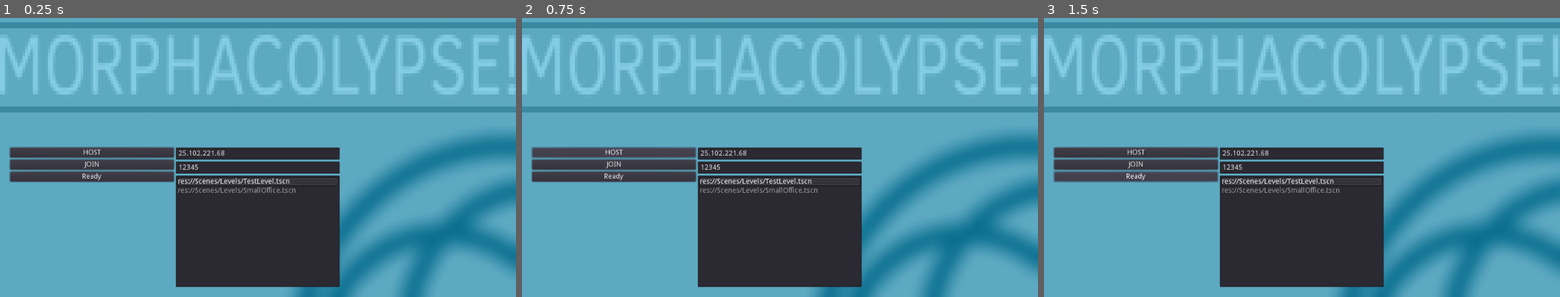
Above: before the commit, frames 1-3 (left to right).
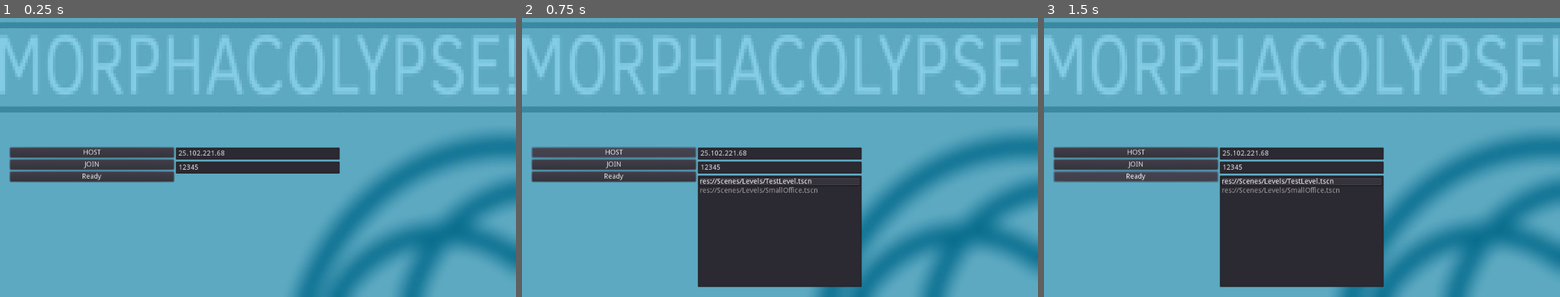
Above: after the commit, the same moments.

Repository: VincentRagusa/shiftingFan
Game: Godot game, scene res://Scenes/Main.tscn
The game is run twice, just before and just after one commit, with the same random seed, the same clock (stepped at 60 frames per second) and the same inputs.
Inputs:
- Up to frame 1 (0.25 s): no input
- Up to frame 2 (0.75 s): click "HOST" at 0.5 s
- Up to frame 3 (1.5 s): click "Ready" at 1.25 s

The runs differ from the first frame. In frame 1, 13% of the frame differs, in the area x 34-66%, y 56-97%; in frame 2, nothing differs; in frame 3, nothing differs.

Commit message:
Only the host can pick the level
now the level picker is revealed when you click the host button.
when the game starts, the host broadcasts the level path.

Diff:
--- a/Scenes/Main.tscn
+++ b/Scenes/Main.tscn
@@ -92,6 +92,7 @@
 text = "12345"
 
 [node name="ItemList" type="ItemList" parent="Menu/VBoxContainer/HBoxContainer/VBoxContainer2"]
+visible = false
 margin_top = 56.0
 margin_right = 325.0
 margin_bottom = 278.0
--- a/scripts/HostButton.gd
+++ b/scripts/HostButton.gd
@@ -9,3 +9,5 @@
 	var peer = NetworkedMultiplayerENet.new()
 	peer.create_server(SERVER_PORT, MAX_PLAYERS)
 	get_tree().network_peer = peer
+
+	get_node("../../VBoxContainer2/ItemList").visible = true
--- a/scripts/Lobby.gd
+++ b/scripts/Lobby.gd
@@ -70,7 +70,8 @@
 		if allReady:
 			print("All members ready! Sending signal to pre configure...")
 			#calls everyone, but is only called by server, and only when last guy readies up
-			rpc("pre_configure_game")
+			var worldSelector = get_node("/root/Main/Menu/VBoxContainer/HBoxContainer/VBoxContainer2/ItemList")
+			rpc("pre_configure_game",worldSelector.getWorldPath())
 
 remote func toggle_ready_player():
 	var id = get_tree().get_rpc_sender_id()
@@ -79,14 +80,12 @@
 	Signals.emit_signal("lobbyUIupdate",player_info,ready_players)
 	checkAllReady()
 
-remotesync func pre_configure_game():
+remotesync func pre_configure_game(worldPath):
 	get_tree().set_pause(true) # Pre-pause
 	var selfPeerID = get_tree().get_network_unique_id()
 
 	# Load world
-	var worldSelector = get_node("/root/Main/Menu/VBoxContainer/HBoxContainer/VBoxContainer2/ItemList")
-#	var world = preload("res://Scenes/Levels/TestLevel.tscn").instance()
-	var world = load(worldSelector.getWorldPath()).instance()
+	var world = load(worldPath).instance()
 	get_node("/root").add_child(world)
 
 	# Load my player
